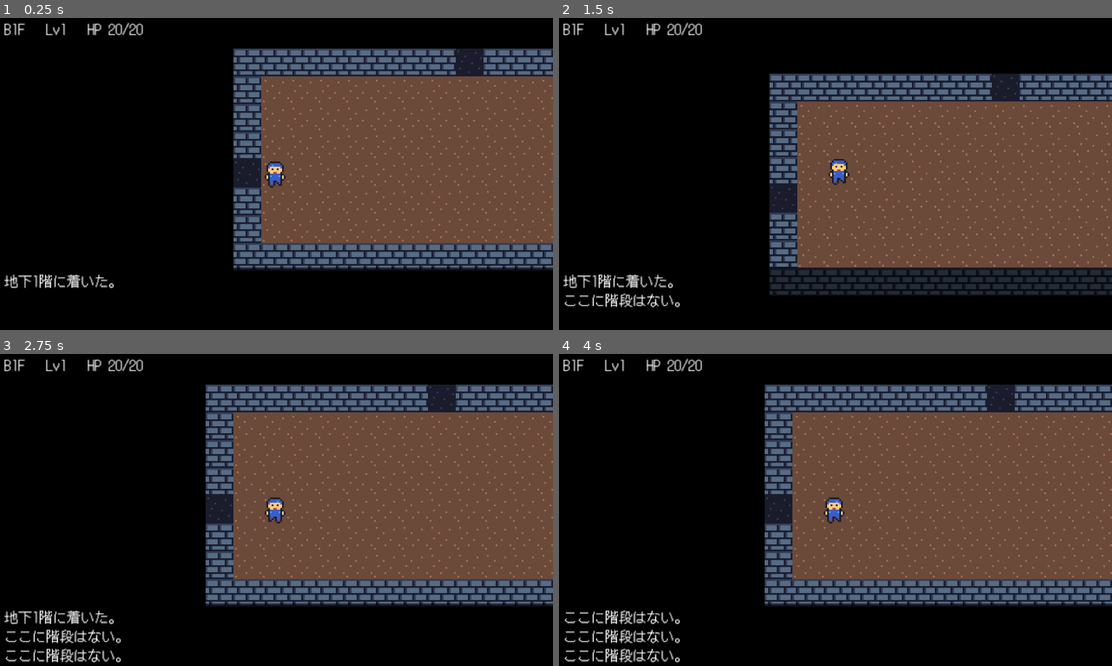
Above: before the commit, frames 1-4 (two rows, left to right).
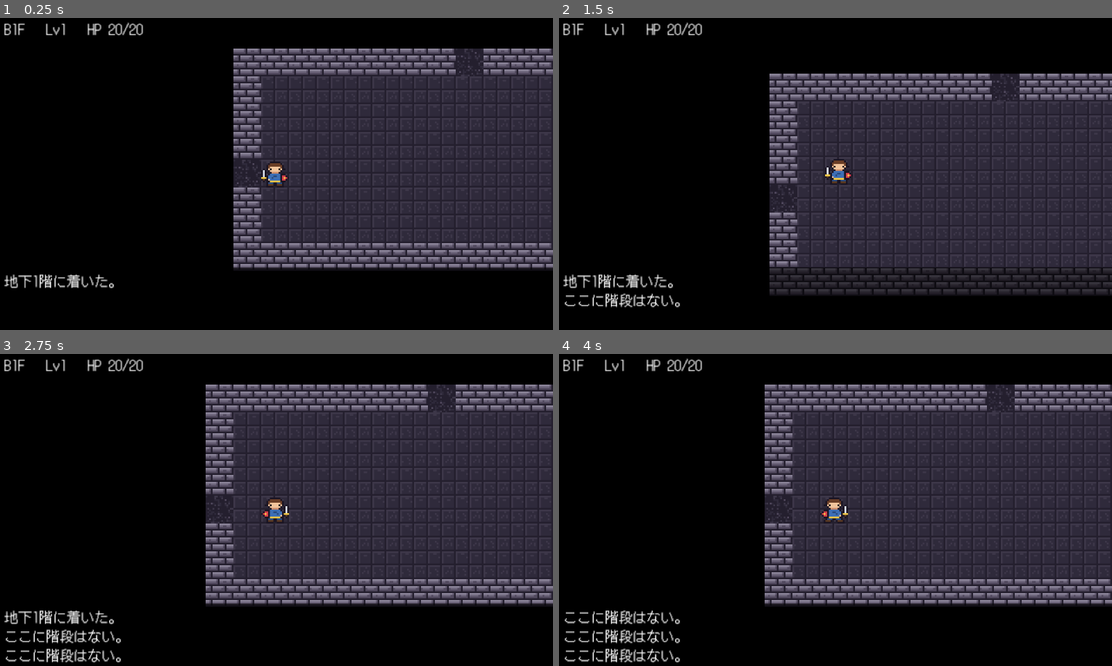
Above: after the commit, the same moments.

Repository: kaz3tv/roguelike
Game: Godot game, scene res://scenes/main.tscn
The game is run twice, just before and just after one commit, with the same random seed, the same clock (stepped at 60 frames per second) and the same inputs.
Inputs:
- Up to frame 1 (0.25 s): no input
- Up to frame 2 (1.5 s): tap Enter at 0.5 s; hold Right 0.53-1.28 s; tap Q at 0.6 s; tap Space at 0.77, 1.25 s; hold Down from 1.28 s (still down); tap E at 1.35 s
- Up to frame 3 (2.75 s): tap Space at 1.52 s; tap Enter at 2 s; release Down at 2.03 s; hold Right from 2.03 s (still down); tap Z at 2.1 s
- Up to frame 4 (4 s): tap Space at 2.75, 3.02, 3.77 s; release Right at 2.78 s; hold Up 2.78-3.53 s; tap C at 2.85 s; tap Enter at 3.5, 3.6 s; hold Left from 3.53 s (still down)

The runs differ from the first frame. In frame 1, 36% of the frame differs, in the area x 42-100%, y 9-80%; in frame 2, 38%; in frame 3, 40%; in frame 4, 40%, in the area x 37-100%, y 9-80%.

Commit message:
ドット絵素材（assets/art）に切り替え、3階ごとにタイルの見た目を変える
仮素材（assets/placeholder）は使わなくなったので削除。

Co-Authored-By: Claude Opus 5.5 (1M context) <noreply@anthropic.com>
Claude-Session: https://claude.ai/code/session_01CjiuLsrxfvYQhtBZEVi7Rn

Diff:
--- a/scenes/main.tscn
+++ b/scenes/main.tscn
@@ -2,7 +2,7 @@
 
 [ext_resource type="Script" path="res://scripts/game.gd" id="1_game"]
 [ext_resource type="Script" path="res://scripts/map_view.gd" id="2_map"]
-[ext_resource type="Texture2D" path="res://assets/placeholder/player_0.png" id="3_player"]
+[ext_resource type="Texture2D" path="res://assets/art/player_0.png" id="3_player"]
 
 [node name="Main" type="Node2D"]
 script = ExtResource("1_game")
--- a/scripts/game.gd
+++ b/scripts/game.gd
@@ -20,8 +20,8 @@
 ## その場で 1 ターン待つキー
 const WAIT_KEYS := [KEY_SPACE, KEY_KP_5, KEY_PERIOD]
 const PLAYER_FRAMES := [
-	preload("res://assets/placeholder/player_0.png"),
-	preload("res://assets/placeholder/player_1.png"),
+	preload("res://assets/art/player_0.png"),
+	preload("res://assets/art/player_1.png"),
 ]
 const DAMAGE_COLOR := Color("#ffcd75")
 const HURT_COLOR := Color("#ef7d57")
@@ -61,8 +61,8 @@
 	print("seed: ", rng.seed)
 	for id in EnemyData.ENEMIES:
 		enemy_textures[id] = [
-			load("res://assets/placeholder/enemy_%s_0.png" % id),
-			load("res://assets/placeholder/enemy_%s_1.png" % id),
+			load("res://assets/art/enemies/%s_0.png" % id),
+			load("res://assets/art/enemies/%s_1.png" % id),
 		]
 	camera.limit_left = 0
 	camera.limit_top = 0
@@ -87,6 +87,7 @@
 func enter_floor() -> void:
 	map = Dungeon.generate(rng)
 	map_view.map = map
+	map_view.set_floor_theme(floor_number)
 	map_view.explored = {}
 	player.pos = map.start
 	spawn_enemies()
--- a/scripts/map_view.gd
+++ b/scripts/map_view.gd
@@ -3,17 +3,36 @@
 
 const TILE_SIZE := 16
 const FOG_COLOR := Color(0, 0, 0, 0.55)
-
-var textures := {
-	Dungeon.Tile.WALL: preload("res://assets/placeholder/wall.png"),
-	Dungeon.Tile.FLOOR: preload("res://assets/placeholder/floor.png"),
-	Dungeon.Tile.CORRIDOR: preload("res://assets/placeholder/corridor.png"),
-	Dungeon.Tile.STAIRS: preload("res://assets/placeholder/stairs.png"),
+## 3 階ごとにタイルの見た目が変わる：石（1〜3階）、苔の洞窟（4〜6階）、魔界（7階〜）
+const THEMES := [
+	{"until": 3, "dir": "res://assets/art/"},
+	{"until": 6, "dir": "res://assets/art/tiles_cave/"},
+	{"until": 999, "dir": "res://assets/art/tiles_abyss/"},
+]
+const TILE_FILES := {
+	Dungeon.Tile.WALL: "wall.png",
+	Dungeon.Tile.FLOOR: "floor.png",
+	Dungeon.Tile.CORRIDOR: "corridor.png",
+	Dungeon.Tile.STAIRS: "stairs.png",
 }
 
+var textures := {}
 var map: Dungeon
 var explored := {}
 var visible_cells := {}
+
+
+static func theme_dir(floor_number: int) -> String:
+	for theme in THEMES:
+		if floor_number <= theme["until"]:
+			return theme["dir"]
+	return THEMES[-1]["dir"]
+
+
+func set_floor_theme(floor_number: int) -> void:
+	var dir := theme_dir(floor_number)
+	for tile in TILE_FILES:
+		textures[tile] = load(dir + TILE_FILES[tile])
 
 
 func _draw() -> void:
--- a/tests/run_tests.gd
+++ b/tests/run_tests.gd
@@ -116,8 +116,14 @@
 		check(not EnemyData.kinds_for_floor(f).is_empty(), "%d階に出る敵がいない" % f)
 	for id in EnemyData.ENEMIES:
 		for frame in 2:
-			var path := "res://assets/placeholder/enemy_%s_%d.png" % [id, frame]
+			var path := "res://assets/art/enemies/%s_%d.png" % [id, frame]
 			check(ResourceLoader.exists(path), "画像がない: " + path)
+	# 各階のタイル画像がそろっている
+	var map_view := load("res://scripts/map_view.gd")
+	for f in range(1, 11):
+		for file in map_view.TILE_FILES.values():
+			var path: String = map_view.theme_dir(f) + file
+			check(ResourceLoader.exists(path), "タイル画像がない: " + path)
 
 
 func test_monster_ai() -> void:
Not shown, added: assets/art/corridor.png.import
Not shown, added: assets/art/enemies/bat_0.png.import
Not shown, added: assets/art/enemies/bat_1.png.import
Not shown, added: assets/art/enemies/boss_0.png.import
Not shown, added: assets/art/enemies/boss_1.png.import
Not shown, added: assets/art/enemies/ghost_0.png.import
Not shown, added: assets/art/enemies/ghost_1.png.import
Not shown, added: assets/art/enemies/goblin_0.png.import
Not shown, added: assets/art/enemies/goblin_1.png.import
Not shown, added: assets/art/enemies/mage_0.png.import
Not shown, added: assets/art/enemies/mage_1.png.import
Not shown, added: assets/art/enemies/orc_0.png.import
(and 72 more such lines)
